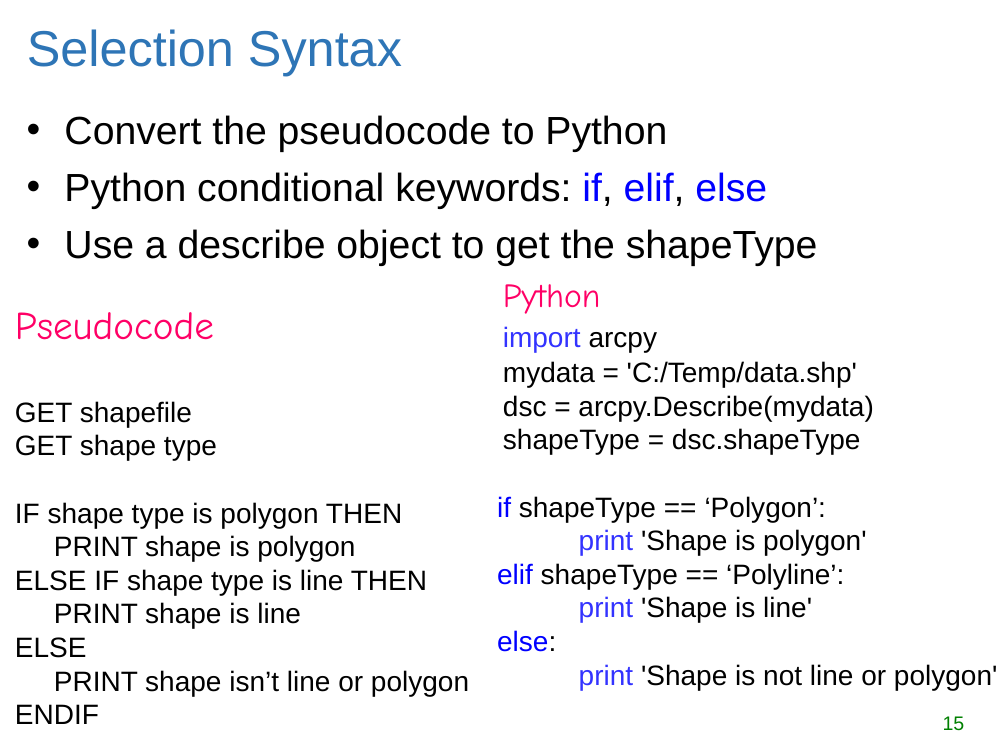
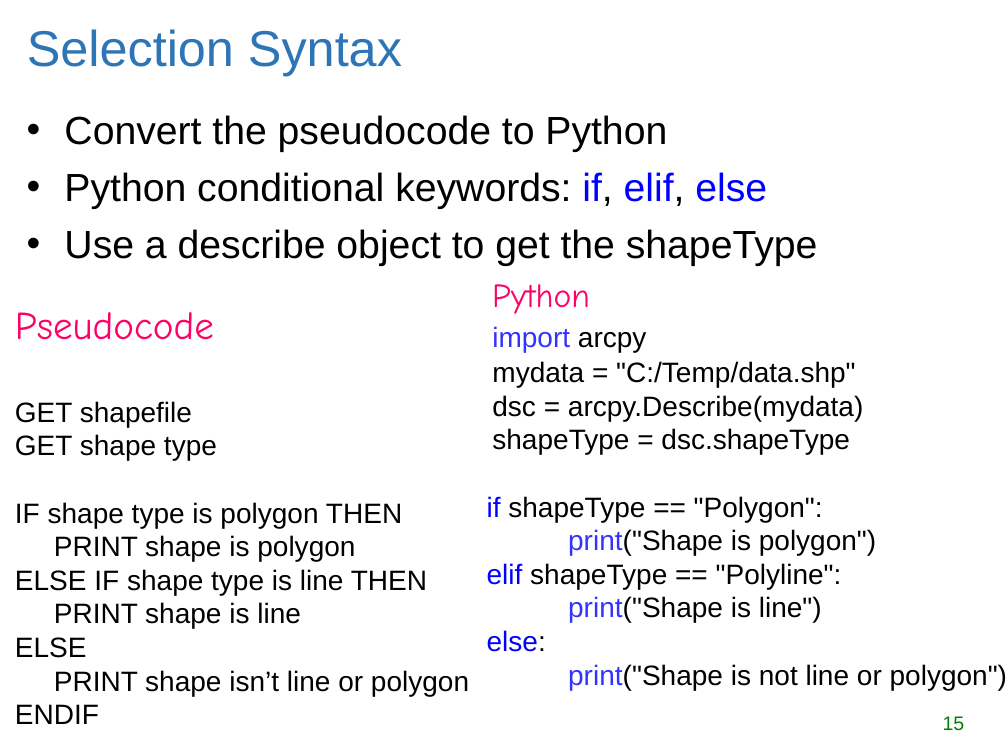
Before and after one commit to lgtateos/gis540, a slide deck: slide 15 of slides/decisionMaking.ppt. Drawn at 1008x756 pixels with LibreOffice and Linux fonts; fonts in the diff are those of the drawing. Boxes give left, top, right and bottom in pixels: in the first picture for what was removed or moved away, otherwise in the second. Text is boxed around its words. In the diff, an @@ line names an element or a change of style, - is before the commit and + after.

Commit message:
Update slides
Python 3 print statements, consistent quotation marks, newer conditionalSound.py, sort appendix

```diff
--- a/slides/decisionMaking.ppt
+++ b/slides/decisionMaking.ppt
@@ text "Python": place and size @@
-text "Python" at [497,284,997,690]
+text "Python" at [487,284,1007,690]
@@ text at [492,361,855,387]: text changed @@
-mydata = 'C:/Temp/data.shp'
+mydata = "C:/Temp/data.shp"
@@ text at [487,496,876,623]: text changed @@
-  if shapeType == ‘Polygon’:
-    print 'Shape is polygon'
-  elif shapeType == ‘Polyline’:
-    print 'Shape is line'
+  if shapeType == "Polygon":
+    print("Shape is polygon")
+  elif shapeType == "Polyline":
+    print("Shape is line")
@@ text at [568,664,1007,690]: text changed @@
-    print 'Shape is not line or polygon'
+    print("Shape is not line or polygon")
```
Also in this commit, not shown: 10 other slides changed, 2 slides added.
